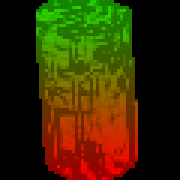
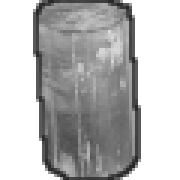
The second 180 x 180 image is a revision of the first. Changes to its layers:
showed "outline", painted on it over [33,0,141,180]
showed "Pasted Layer" over [36,0,138,180]
hid "mask-reflection" over [36,0,138,180]
hid "mask-COLOR-2" over [36,0,138,171]
hid "mask-COLOR-1" over [36,0,138,180]
hid "mask-BG" over [0,0,180,180]
